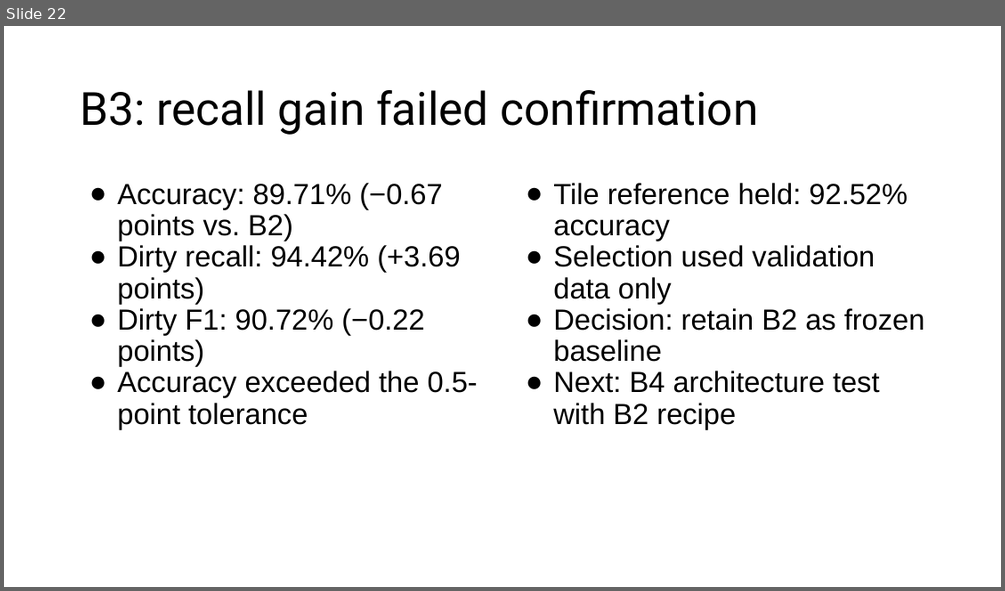
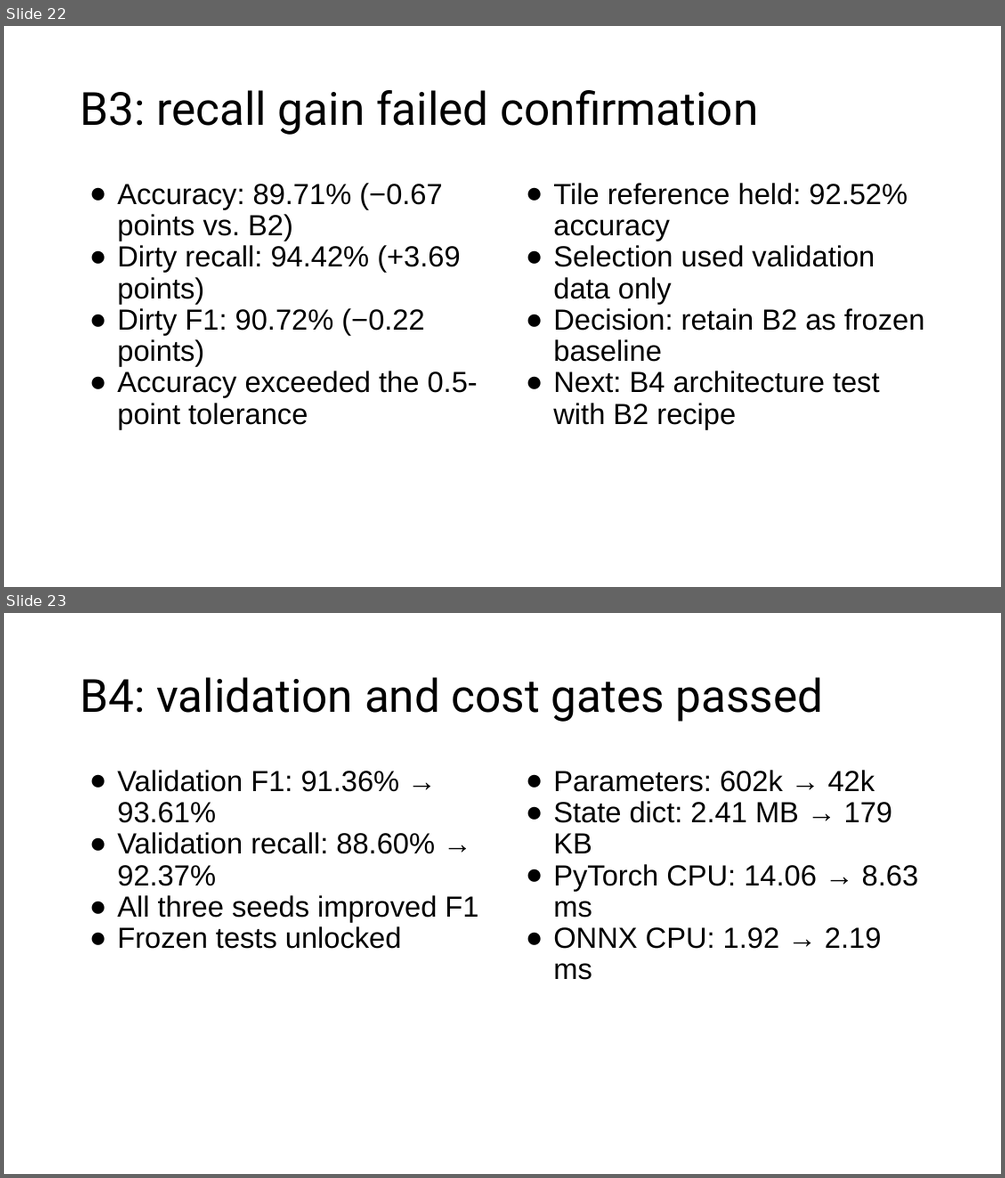
Before and after one commit to nocleo/ADVLSI2_Project_updated, a slide deck: presentation/ADVLSI2_DRC_CNN_Project_Progress.pptx. Shown one above the other, each under a label of ours: slide 22 before the commit, slides 22 and 23 after it. The pictures are 1005x591 and 1005x1178 pixels, drawn with LibreOffice and Linux fonts; fonts in the diff are those of the drawing. Boxes give left, top, right and bottom in pixels: in the first picture for what was removed or moved away, otherwise in the second. Text is boxed around its words. In the diff, an @@ line names an element or a change of style, - is before the commit and + after.

```diff
--- a/presentation/ADVLSI2_DRC_CNN_Project_Progress.pptx
+++ b/presentation/ADVLSI2_DRC_CNN_Project_Progress.pptx
@@ slide 23 added at [4, 613, 1001, 1174], background #FFFFFF @@
@@ title added at [80, 677, 824, 722], 44 pt, text #000000 @@
+B4: validation and cost gates passed
@@ text added at [117, 770, 478, 949], 28 pt, text #000000 @@
+● Validation F1: 91.36% → 93.61%
+● Validation recall: 88.60% → 92.37%
+● All three seeds improved F1
+● Frozen tests unlocked
@@ text added at [553, 770, 919, 980], 28 pt, text #000000 @@
+● Parameters: 602k → 42k
+● State dict: 2.41 MB → 179 KB
+● PyTorch CPU: 14.06 → 8.63 ms
+● ONNX CPU: 1.92 → 2.19 ms
```
Also in this commit, not shown: 4 slides changed, 1 other slide added, 6 other files.
